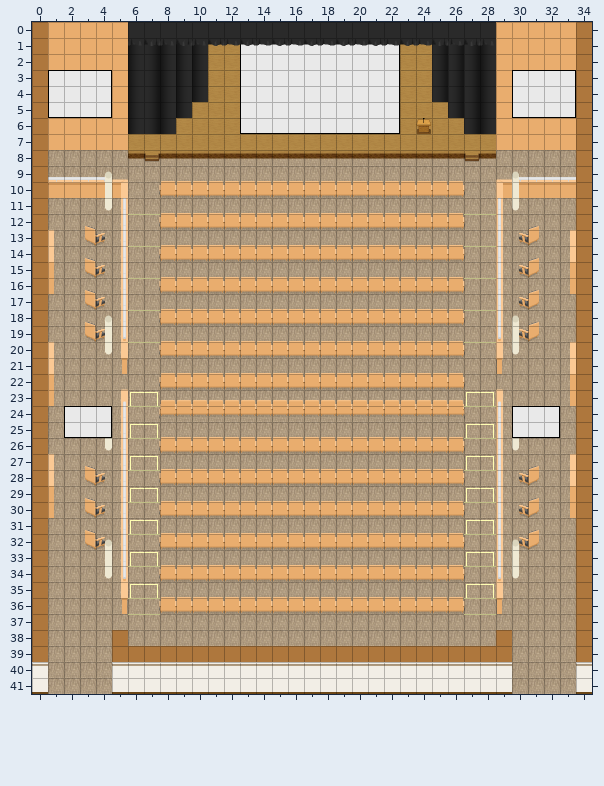
Two versions of a level (Tiled map (JSON), maps/UCC_Theatre.json). The first picture shows the starting point.
Cells are 32x32 px. Shown: x 0..34, y 0..41.
The same view after the edit:
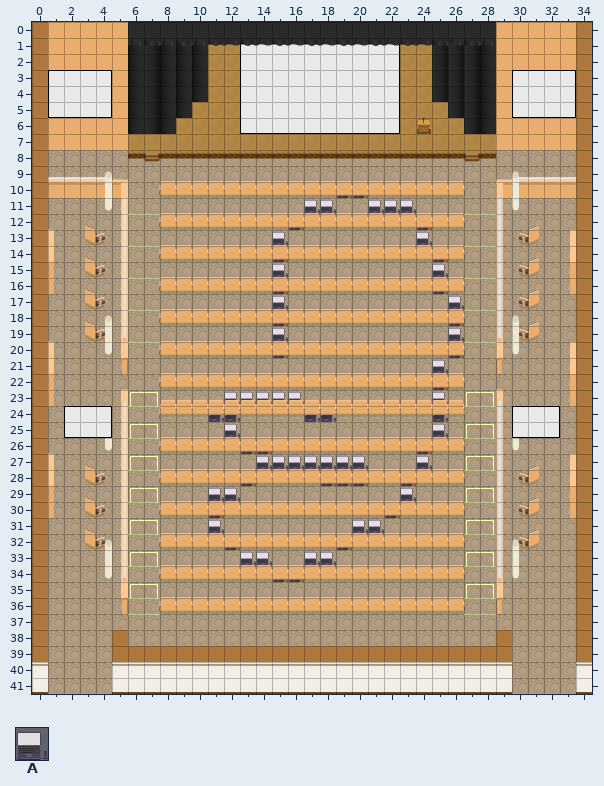
Key: from "Chunk 1": A 48.
_ is an empty cell.
From old to new:
Changed rows in their new state; . is an unchanged cell.
Layer "aboveFurniture":
first column x 11:
10 ........AA......
11 ......AA..AAA...
12 .....A.......A..
13 ....A........A..
14 ....A.........A.
15 ....A.........A.
16 ....A.........A.
17 ....A..........A
18 ....A..........A
19 ....A..........A
20 ....A..........A
21 ..............A.
22 ..............A.
23 .AAAAA........A.
24 AA....AA......A.
25 .A............A.
26 ..AA.........A..
27 ...AAAAAAA...A..
28 ..A....AAA..A...
29 AA..........A...
30 A..........A....
31 A........AA.....
32 .A......A.......
33 ..AA..AA........
34 ....AA..........
Where, in picture pixels (left, top, right, bottom), the same in both pictures:
added: (208, 184, 464, 582)
